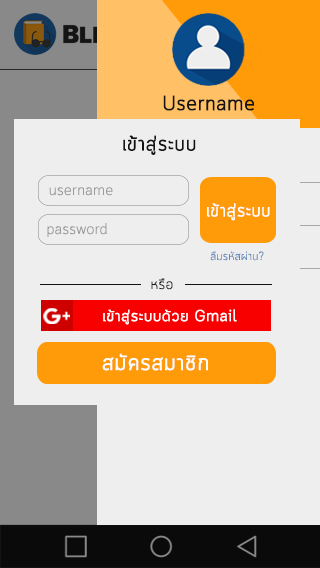
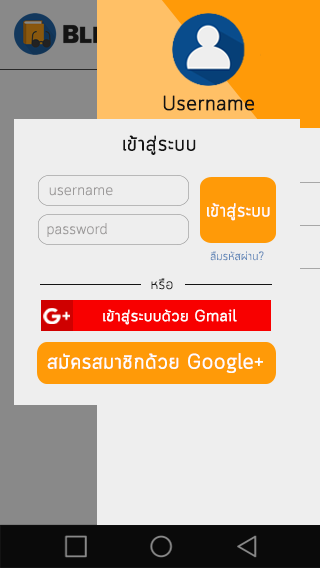
Layers edited between the first and the second 320×568 image:
renamed "สมัครสมาชิก" to "สมัครสมาชิกด้วย Google+", painted on it over (47, 353, 263, 373)
